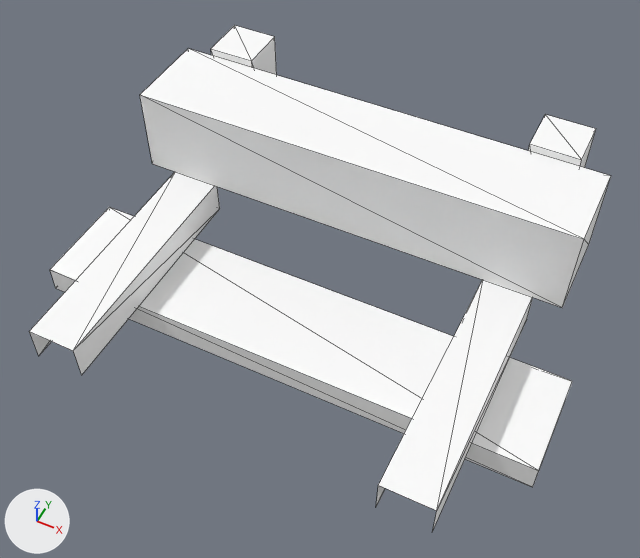
The glTF model minescat-lowpoly/models/glb/Prop_Rails_End.glb, before and after one commit.
Before and after are seen from a camera (50 mm lens) standing at (0.637, -1.202, 1.693) and looking at (0.023, 0.025, 0.159). Arrows for +X, +Y and +Z are at lower left; the lights stay in place. The picture after the commit comes second. Mesh edges are drawn as thin lines. Vertices at exactly the same position are counted once.

Objects in the first picture: 'Prop_Rails_End_Body'.
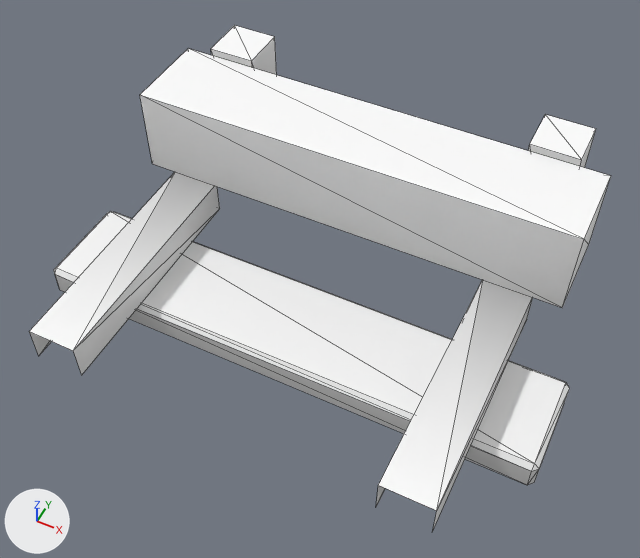
Patch to the scene script:
```diff
--- a/minescat-lowpoly/models/glb/Prop_Rails_End.glb.py
+++ b/minescat-lowpoly/models/glb/Prop_Rails_End.glb.py
@@ mat_m_palette @@
 n0 = _N.new('ShaderNodeBsdfPrincipled'); n0.name = 'Principled BSDF'
-n0.inputs[0].default_value = (1.0, 1.0, 1.0, 1.0)  # 'Base Color', white #ffffff
 n0.inputs[2].default_value = 1.0  # 'Roughness'
 n1 = _N.new('ShaderNodeOutputMaterial'); n1.name = 'Material Output'
+n2 = _N.new('ShaderNodeVertexColor'); n2.name = 'Color Attribute'
 _L.new(n0.outputs[0], n1.inputs[0])  # 'BSDF' to 'Surface'
+_L.new(n2.outputs[0], n0.inputs[0])  # 'Color' to 'Base Color'
@@ me_prop_rails_end_body_001 @@
 # used by ob_prop_rails_end_body; location = (0.0, 0.0, 0.0)
-me_prop_rails_end_body_001.from_pydata(...)  # 48 vertices, 56 faces; spans x -0.625..0.625, y -0.4..0.53, z 0.0..0.4
+me_prop_rails_end_body_001.from_pydata(...)  # 60 vertices, 76 faces; spans x -0.625..0.625, y -0.4..0.53, z 0.0..0.4
+# me_prop_rails_end_body_001 part 1: the loose piece of 8 vertices spanning x -0.625..0.625, y -0.175..0.075, z 0.0..0.07 is rebuilt with 20 vertices and now spans x -0.625..0.625, y -0.175..0.075, z 0.0..0.07
 me_prop_rails_end_body_001.materials.append(mat_m_palette)
```

What differs and where, as boxes [x1, y1, x2, y2] in the pictures (640 x 558 px):
'Prop_Rails_End_Body', recoloured, reshaped
    both: [29, 25, 611, 532]
part 1 of me_prop_rails_end_body_001, rebuilt
    before: [50, 207, 572, 487]
    after: [54, 211, 570, 485]
